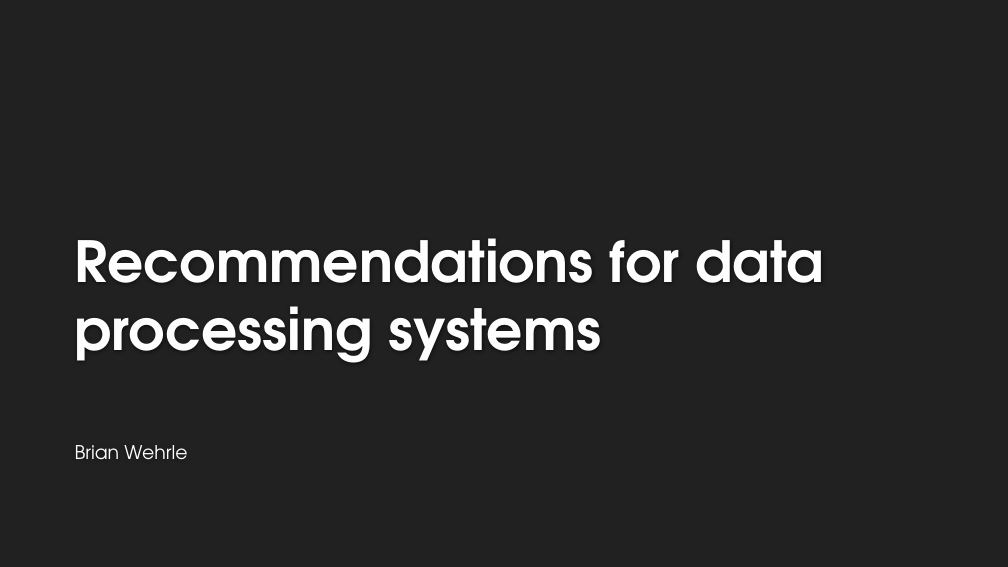
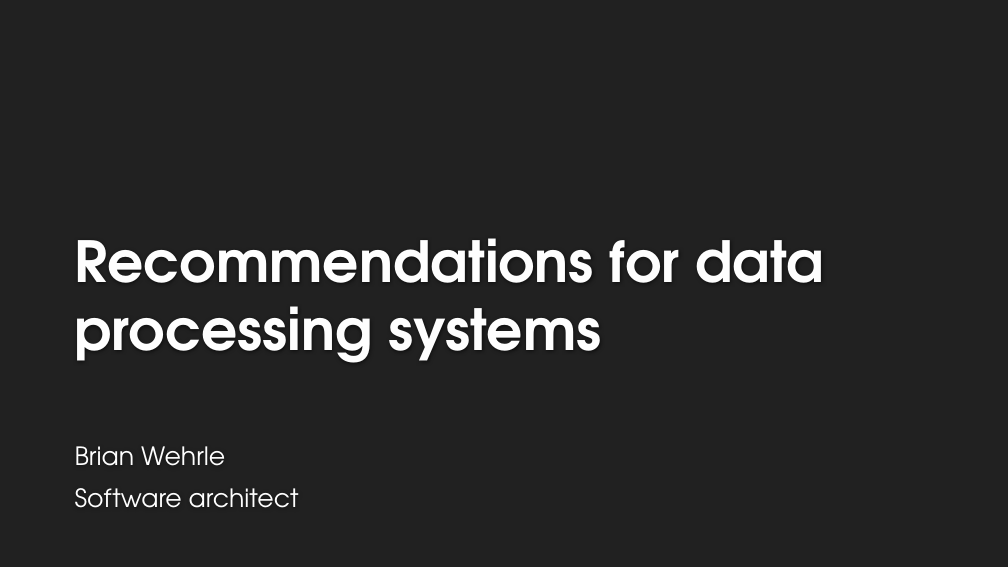
Before and after one commit to bwehrle/Presentations, a slide deck: slide 1 of Recommendations_for_data-processing_systems.pptx. Drawn at 1008x567 pixels with LibreOffice and Linux fonts; fonts in the diff are those of the drawing; background and template pictures are left out. Boxes give left, top, right and bottom in pixels: in the first picture for what was removed or moved away, otherwise in the second. Text is boxed around its words. In the diff, an @@ line names an element or a change of style, - is before the commit and + after.

Commit message:
Added examples and fixed formatting

```diff
--- a/Recommendations_for_data-processing_systems.pptx
+++ b/Recommendations_for_data-processing_systems.pptx
@@ subtitle at (x1=75, y1=446, x2=225, y2=466): size 18 to 24 pt in "Brian Wehrle"; more space between paragraphs @@
@@ subtitle at (x1=75, y1=488, x2=299, y2=508): paragraph added @@
+Software architect
```
Also in this commit, not shown: 11 other slides changed, 6 slides added, 1 slide removed.
